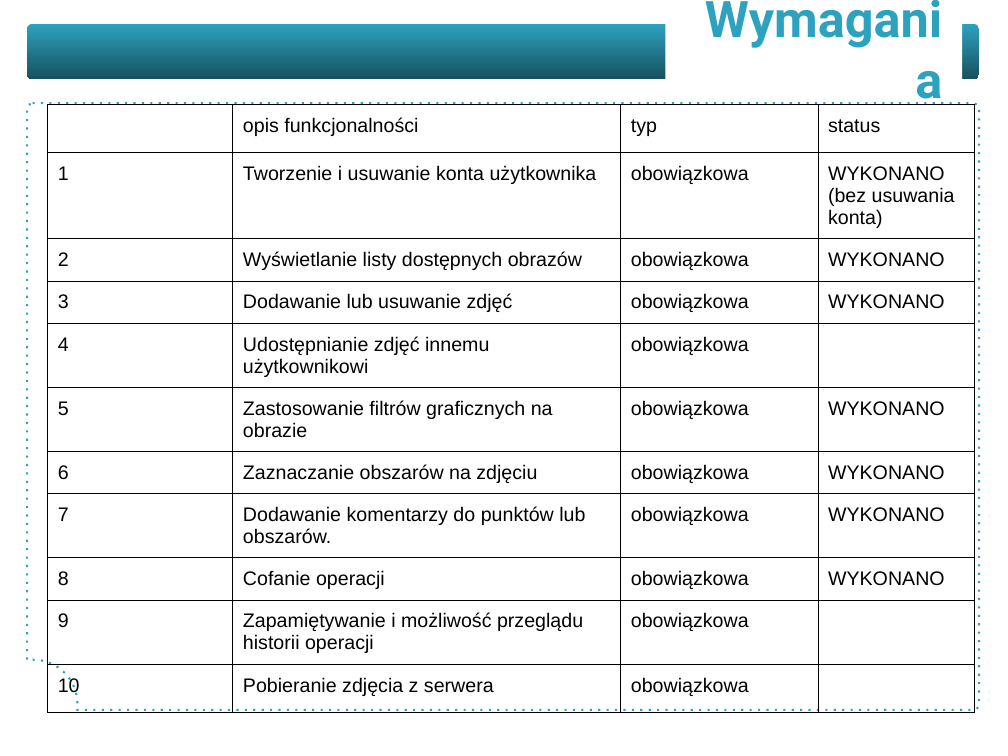
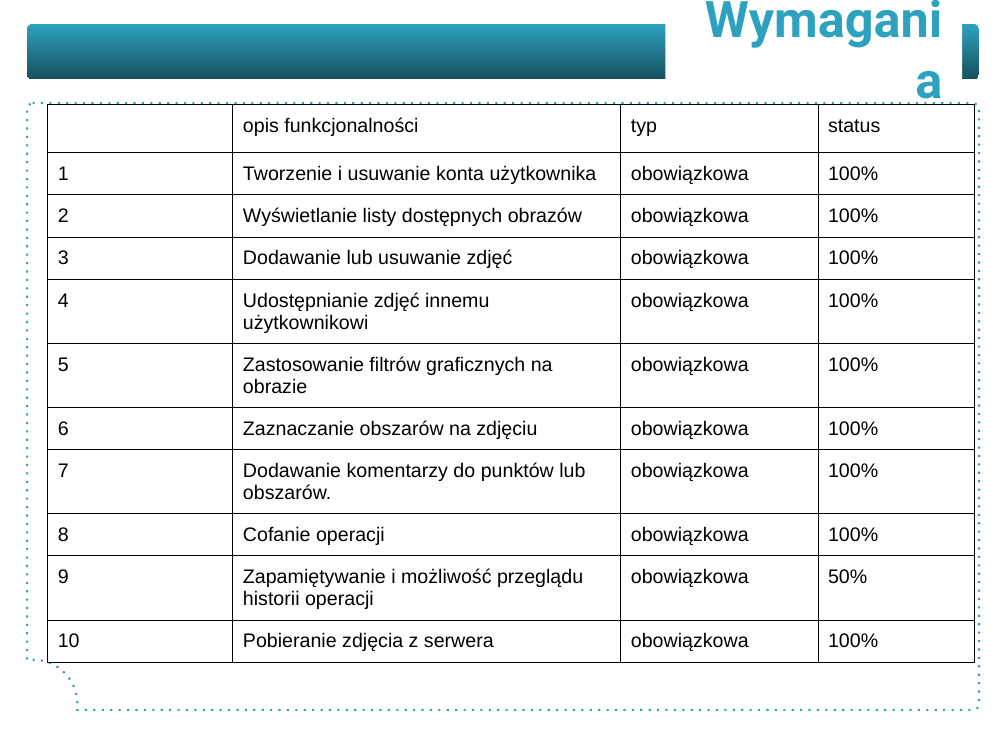
Before and after one commit to pawelrychly/image-tele-consult, a slide deck: slide 3 of 94362_94387/project/presentations/94362_94387_finalPresentation.pptx. Drawn at 1008x756 pixels with LibreOffice and Linux fonts; fonts in the diff are those of the drawing; background and template pictures are left out. Boxes give left, top, right and bottom in pixels: in the first picture for what was removed or moved away, otherwise in the second. Text is boxed around its words. In the diff, an @@ line names an element or a change of style, - is before the commit and + after.

```diff
--- a/94362_94387/project/presentations/94362_94387_finalPresentation.pptx
+++ b/94362_94387/project/presentations/94362_94387_finalPresentation.pptx
@@ table at (x1=47, y1=105, x2=975, y2=655) @@
-row 2, column 4: WYKONANO (bez usuwania konta)
+row 2, column 4: 100%
-row 3, column 4: WYKONANO
+row 3, column 4: 100%
-row 4, column 4: WYKONANO
+row 4, column 4: 100%
-row 5, column 4: 
+row 5, column 4: 100%
-row 6, column 4: WYKONANO
+row 6, column 4: 100%
-row 7, column 4: WYKONANO
+row 7, column 4: 100%
-row 8, column 4: WYKONANO
+row 8, column 4: 100%
-row 9, column 4: WYKONANO
+row 9, column 4: 100%
-row 10, column 4: 
+row 10, column 4: 50%
-row 11, column 4: 
+row 11, column 4: 100%
```
Also in this commit, not shown: 1 other slide changed, 9 slides added, 6 slides removed, 26 other files.
